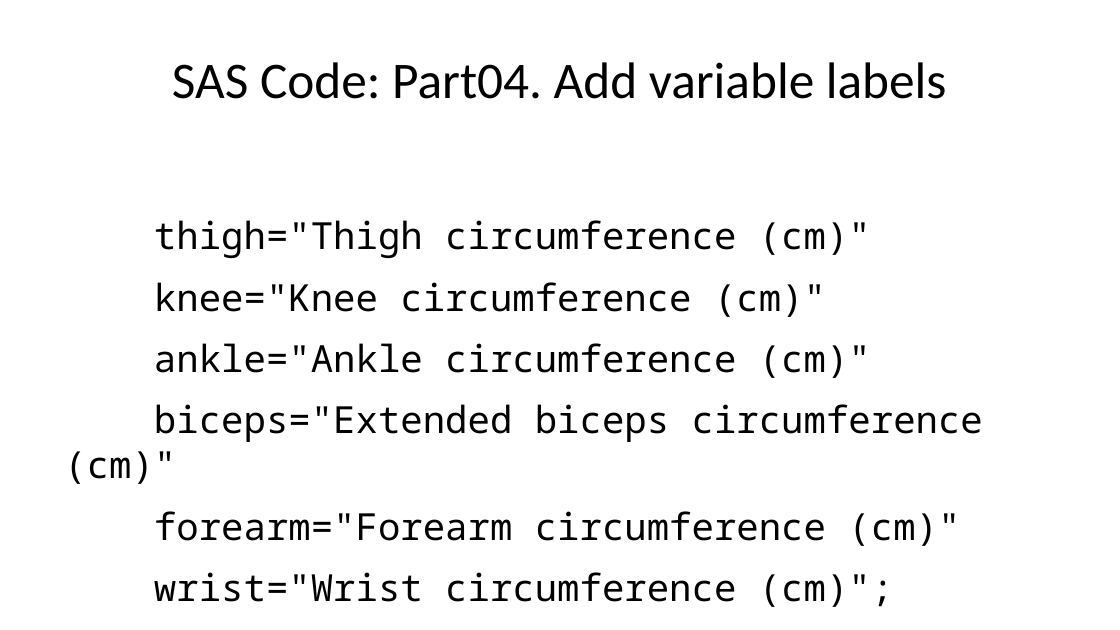
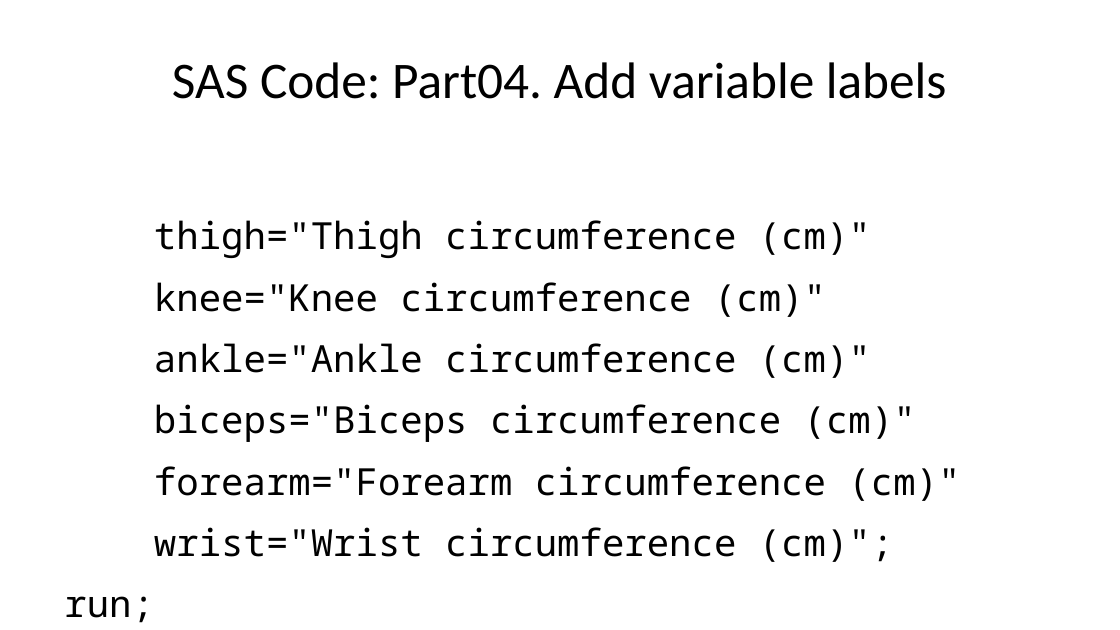
Before and after one commit to pmean/introduction-to-SAS, a slide deck: slide 20 of results/test-code.pptx (slide 15 before the commit). Drawn at 1120x630 pixels with LibreOffice and Linux fonts; fonts in the diff are those of the drawing. Boxes give left, top, right and bottom in pixels: in the first picture for what was removed or moved away, otherwise in the second. Text is boxed around its words. In the diff, an @@ line names an element or a change of style, - is before the commit and + after.

```diff
--- a/results/test-code.pptx
+++ b/results/test-code.pptx
@@ text at (154,220,960,562): text changed @@
-thigh="Thigh circumference (cm)"
-knee="Knee circumference (cm)"
-ankle="Ankle circumference (cm)"
-biceps="Extended biceps circumference (cm)"
-forearm="Forearm circumference (cm)"
-wrist="Wrist circumference (cm)";
-run;
+thigh="Thigh circumference (cm)"
+knee="Knee circumference (cm)"
+ankle="Ankle circumference (cm)"
+biceps="Biceps circumference (cm)"
+forearm="Forearm circumference (cm)"
+wrist="Wrist circumference (cm)";
+run;
```
Also in this commit, not shown: 1 other slide changed, 5 slides added, 1 other file.
